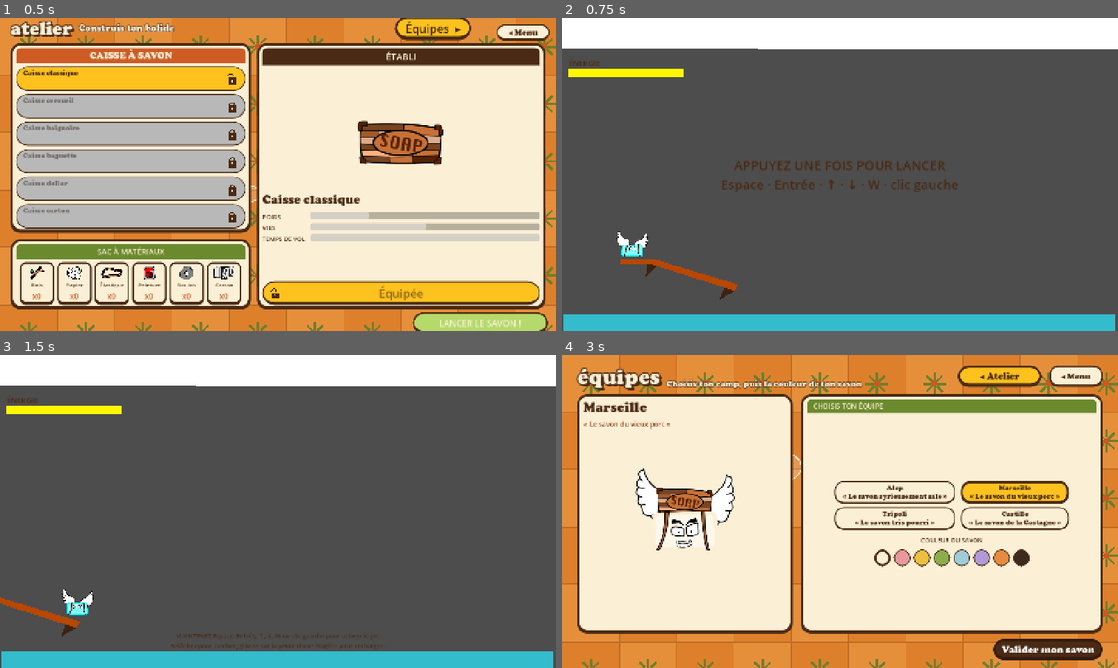
Above: before the commit, frames 1-4 (two rows, left to right).
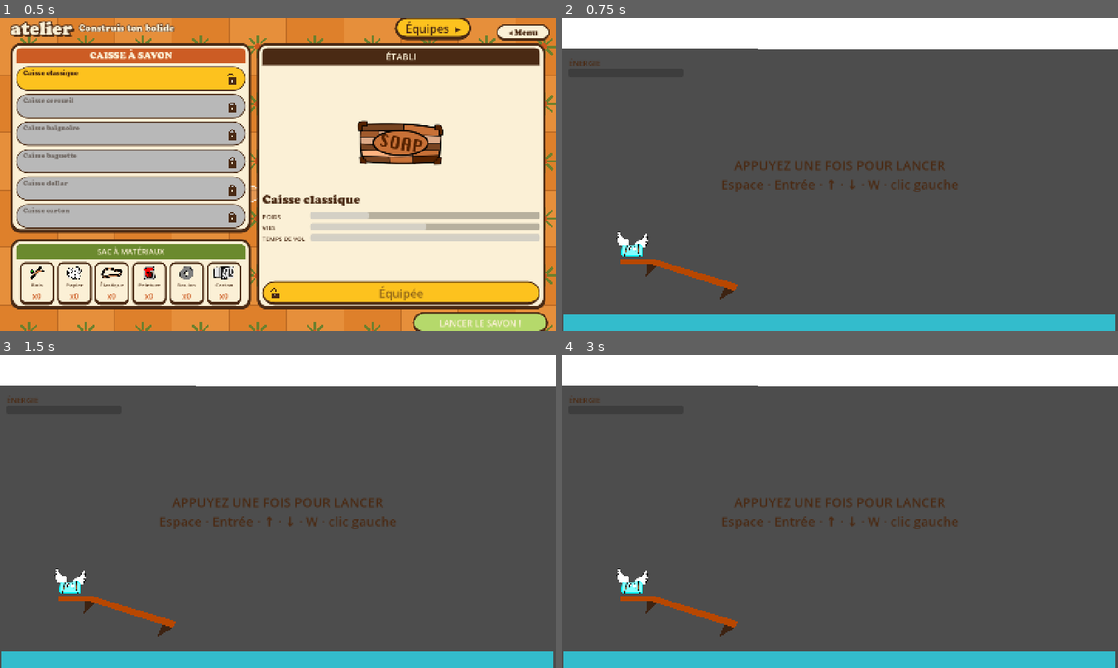
Above: after the commit, the same moments.

Repository: atostivint/LesAilesEtLaCaisse
Game: Godot game, scene res://scenes/atelier.tscn
Same seed, same stepped clock (60 frames per second), same inputs: the game is played once before the commit and once after it. Sound files missing from this copy of the repository are replaced by a short silence.
Inputs (mouse positions are in pixels of both pictures, inside the frame that each line leads up to):
- Up to frame 1 (0.5 s): no input
- Up to frame 2 (0.75 s): click "LANCER LE SAVON !" at 0.5 s
- Up to frame 3 (1.5 s): tap Enter at 1.25 s; move the mouse to (400, 495) at 1.27 s; hold Space (thrust) from 1.28 s (still down); click (400, 495) at 1.42 s
- Up to frame 4 (3 s): move the mouse to (728, 527) at 2.02 s; release Space (thrust) at 2.03 s; click (995, 364) at 2.75 s, where only the run before the commit has a clickable "Équipes ▸"

Frame 1 is identical in both runs. In frame 2, 0.6% of the frame differs, in the area x 1-22%, y 16-19%; in frame 3, 2.9%; in frame 4, 100%, in the area x 0-100%, y 0-100%.
Error after the commit: Parse Error: Cannot infer the type of "distance" variable because the value doesn't have a set type. (res://scenes/level.gd:85)

Commit message:
Fin de vol : résultat enregistré puis écran de score ; Rejouer relance le niveau
Co-Authored-By: Claude Haiku 5.5 <noreply@anthropic.com>

Diff:
--- a/scenes/level.gd
+++ b/scenes/level.gd
@@ -25,11 +25,19 @@
 var TRAP = preload("res://scenes/trap.tscn")
 var BONUS = preload("res://scenes/bonus.tscn")
 
+const SCORES := {"excellent": "res://scenes/score_excellent.tscn", "bon": "res://scenes/score_bon.tscn", "moyen": "res://scenes/score_moyen.tscn", "mauvais": "res://scenes/score_mauvais.tscn", "catastrophe": "res://scenes/score_catastrophe.tscn"}
+
+var _start_x := 0.0 # position x du savon au départ : la distance du vol en découle
+var _collected := {} # matériaux ramassés pendant le vol (confiés à GameState à la fin)
+var _termine := false # vrai dès la fin du vol : évite de changer de scène deux fois (deux pièges touchés le même frame)
+
 func _ready() -> void:
+	Musique.jouer_piste(Musique.PISTE_COURSE)
 	tuning = GameState.tuning
 	soap.cruise_speed = cruise_speed
 	soap.gravity = gravity
 	soap.jet_thrust = jet_thrust
+	_start_x = soap.global_position.x
 	flight_energy_bar.max_value = soap.max_flight_energy
 	flight_energy_bar.value = soap.flight_energy
 
@@ -64,15 +72,37 @@
 	%Ground.position.x += soap.velocity.x * delta
 
 func die():
-	print("LOSE")
-	get_tree().change_scene_to_file("res://scenes/atelier.tscn")
+	_terminer_vol()
 
 func hit_soap():
-	print("LOSE")
-	get_tree().change_scene_to_file("res://scenes/atelier.tscn")
+	_terminer_vol()
+
+func _terminer_vol() -> void:
+	## Fin de vol (chute ou piège) : on enregistre le résultat, puis on passe à l'écran de score du palier.
+	if _termine:
+		return
+	_termine = true
+	var distance := (soap.global_position.x - _start_x) / tuning.ppm
+	GameState.apply_result(distance, distance >= tuning.door_x, _collected)
+	get_tree().change_scene_to_file(SCORES[_palier(distance)])
+
+func _palier(distance: float) -> String:
+	## Même barème que vol.gd : le palier se lit sur la part de la ligne d'arrivée (tuning.door_x) parcourue.
+	var ratio := distance / tuning.door_x
+	if ratio >= 1.0:
+		return "excellent"
+	if ratio >= 0.6:
+		return "bon"
+	if ratio >= 0.35:
+		return "moyen"
+	if ratio >= 0.15:
+		return "mauvais"
+	return "catastrophe"
 
 func apply_bonus(material: MaterialData) -> void:
-	GameState.collect_material(material)
+	if material == null or material.id.is_empty():
+		return
+	_collected[material.id] = int(_collected.get(material.id, 0)) + 1
 
 
 func _pick_bonus_material() -> MaterialData:
--- a/scripts/score_ecran.gd
+++ b/scripts/score_ecran.gd
@@ -4,7 +4,7 @@
 ## Après un vol, un pop-up demande le nom du joueur pour l'ajouter au classement.
 ## « Classement » affiche les meilleurs scores ; « Rejouer » relance un vol.
 
-const VOL := "res://scenes/vol.tscn"
+const NOUVEAU_VOL := "res://scenes/level.tscn"
 const INK := Color(0.984, 0.941, 0.839, 1)
 const BROWN := Color(0.29, 0.165, 0.078, 1)
 const CREME_PANNEAU := Color(0.984, 0.941, 0.839, 1)
@@ -268,7 +268,7 @@
 
 
 func _on_rejouer_pressed() -> void:
-	get_tree().change_scene_to_file(VOL)
+	get_tree().change_scene_to_file(NOUVEAU_VOL)
 
 
 func _rafraichir_noms(filtre: String) -> void:
